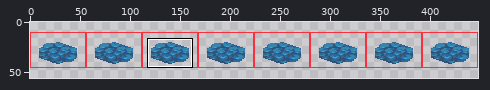
One commit to this sprite sheet: public/assets/water-underlay-dark1.png. Above, an overview of the earlier version with the close-up marked.
Close-up. Before:
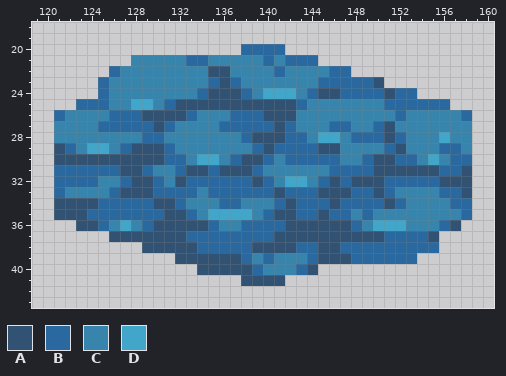
The file is 448x36 pixels. Shown: x 119..160, y 18..43. The old version is drawn lined up with the new one, on the new canvas. The commit also changed other parts of the picture, which this record leaves out.
Palette (. is transparent): A #315273  B #29699f  C #3785ad  D #41a6c9
Pixels before, first column x 121:
20 .................BBBB.................
21 .......CCCCCBBCCCCCBCBBB..............
22 .....BCCCCCCCCAACCCCBCCCCBB...........
23 ....BCCCCCCCCCBABCCCCCCCBBBBBA........
24 ....BCCCCCCCCBAAABCDDDCBAABBBBABB.....
25 ..BBBCCDDCBAAAAAAAAAAABCCCCCCCBBBBBB..
26 BCCCCBBBAAAABCCCBBBAAACCCCCCCCCBCCCCCB
27 CCCCBBBBBABCCCCBBBBBABCCCBBCCBACCCCCCC
28 CCCCCCCCBBCCCCCCCBAAABBCDDCBBBABCCCDCC
29 ABCDDCBAAABCCCCCCCBABBBBAACCCCBACCCBBC
30 AAAAAAAAAABBCDDCBAABCBBBBBCCBAABBCDCBB
31 BBBBBBAABCCBAABAAABCCCCCCBBBBAAAAAABBA
32 BBBBCCBAABCABBBBBBABCDDCBABAAABBBBBAAA
33 BCCCCBAAABBBBCBBBBBBABBBAAABBABCCCCBBA
34 AAAABBBBBAABCCCBBCCCBABBBABBBBABCCCCBB
35 AAABBBBBBBAABCDDDDCBAABBABBCBCCCCCCCCB
36 ..AABCDCBAAAAABCCBBBBAAAAAABCDDDCCCBA.
37 .....AAAAAAABBBBBBBBAAAAAAAAAABBBBA...
38 ........AAAAABBBBBAAAABBAABBBBBBBBB...
39 ...........AAAAAABCBCCCBAAABBBBBB.....
40 .............AAAAABCCCBA..............
41 .................AAAA.................
After the commit:
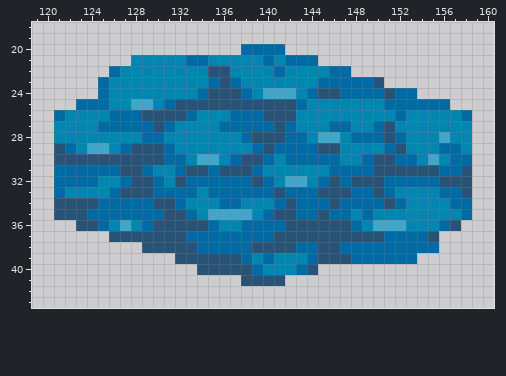
Edits made:
canvas 448x36 -> 448x56, the old top-left corner now at 0,10
Colour A changes from #315273 to #285276.
Colour B changes from #29699f to #006aa4.
Colour C changes from #3785ad to #0086b1.
Changed places in both close-ups, as pixel boxes (x1, y1, x2, y2):
changed: (54, 44, 472, 286)
